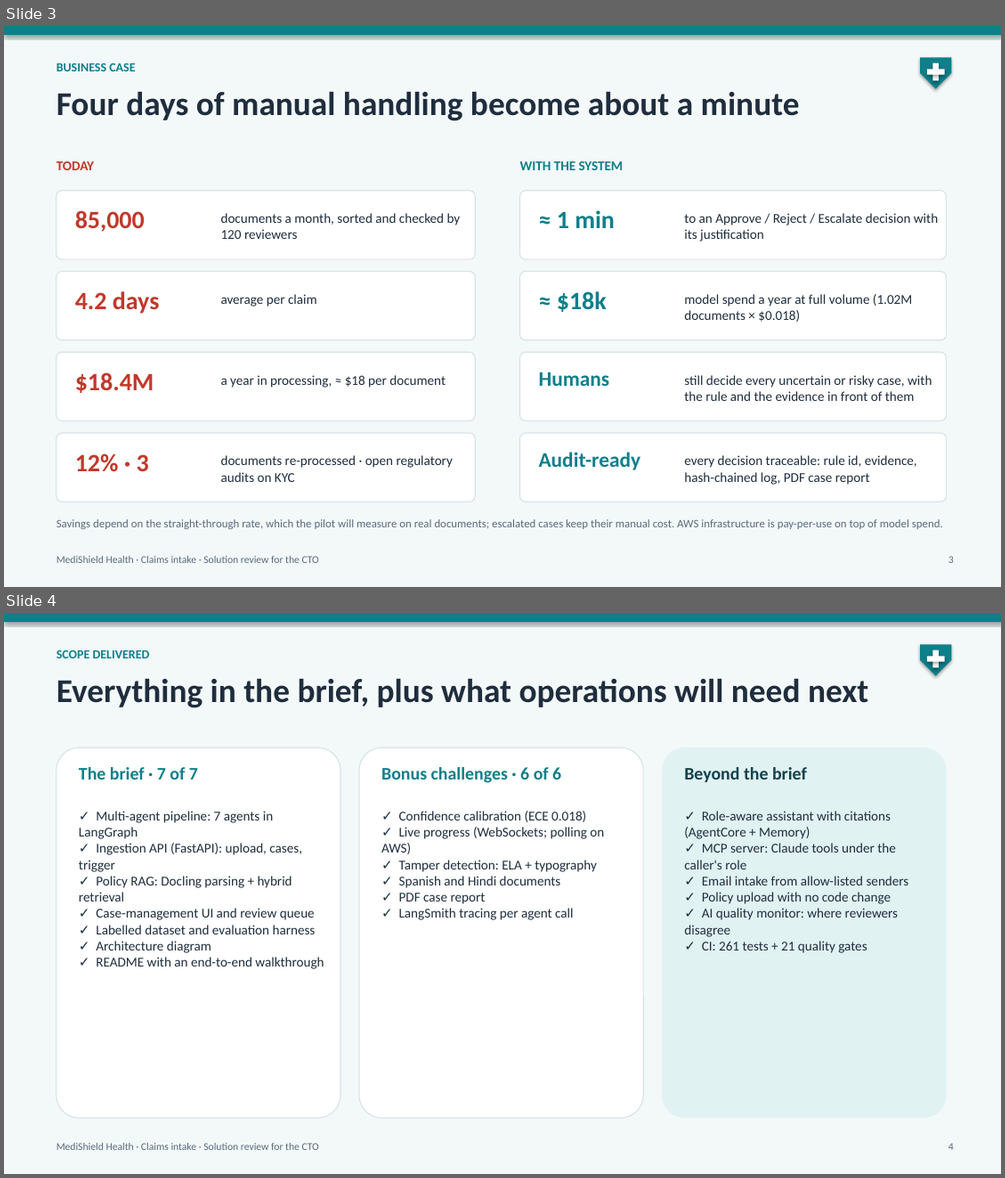
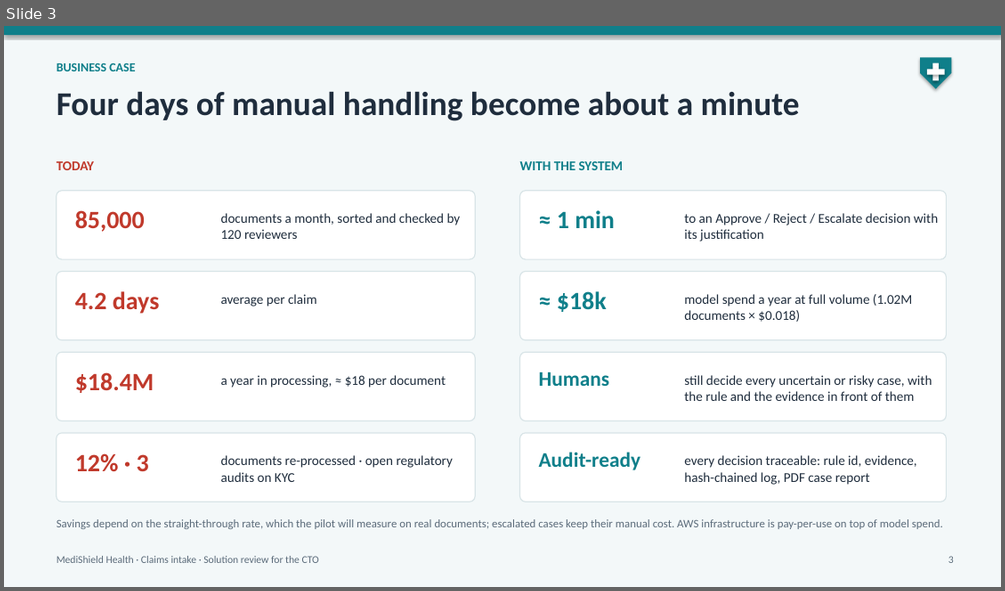
Before and after one commit to raghav010126/Capstone, a slide deck: docs/MediShield_capstone.pptx. Shown one above the other, each under a label of ours: slides 3 and 4 before the commit, slide 3 after it. The pictures are 1005x1178 and 1005x591 pixels, drawn with LibreOffice and Linux fonts; fonts in the diff are those of the drawing. Boxes give left, top, right and bottom in pixels: in the first picture for what was removed or moved away, otherwise in the second. Text is boxed around its words. In the diff, an @@ line names an element or a change of style, - is before the commit and + after.

Commit message:
Deck: scope slide in plain language, saying why each brief, bonus and extra item matters to the CTO

```diff
--- a/docs/MediShield_capstone.pptx
+++ b/docs/MediShield_capstone.pptx
@@ slide 4 removed at (x1=4, y1=613, x2=1001, y2=1174), background #F3F8F9 @@
@@ rectangle removed at (x1=4, y1=613, x2=1001, y2=622) @@
@@ text removed at (x1=57, y1=650, x2=150, y2=658) @@
-SCOPE DELIVERED
@@ pentagon arrow removed at (x1=920, y1=644, x2=952, y2=676) @@
@@ rectangle removed at (x1=927, y1=657, x2=945, y2=662) @@
@@ rectangle removed at (x1=933, y1=650, x2=938, y2=668) @@
@@ text removed at (x1=57, y1=678, x2=868, y2=708) @@
-Everything in the brief, plus what operations will need next
@@ rounded rectangle removed at (x1=57, y1=747, x2=340, y2=1118) @@
@@ text removed at (x1=79, y1=767, x2=198, y2=779) @@
-The brief · 7 of 7
@@ rounded rectangle removed at (x1=359, y1=747, x2=643, y2=1118) @@
@@ text removed at (x1=381, y1=767, x2=561, y2=783) @@
-Bonus challenges · 6 of 6
@@ rounded rectangle removed at (x1=662, y1=747, x2=947, y2=1118) @@
@@ text removed at (x1=684, y1=767, x2=807, y2=782) @@
-Beyond the brief
@@ text removed at (x1=79, y1=811, x2=324, y2=969) @@
-✓ Multi-agent pipeline: 7 agents in LangGraph
-✓ Ingestion API (FastAPI): upload, cases, trigger
-✓ Policy RAG: Docling parsing + hybrid retrieval
-✓ Case-management UI and review queue
-✓ Labelled dataset and evaluation harness
-✓ Architecture diagram
-✓ README with an end-to-end walkthrough
@@ text removed at (x1=381, y1=811, x2=604, y2=920) @@
-✓ Confidence calibration (ECE 0.018)
-✓ Live progress (WebSockets; polling on AWS)
-✓ Tamper detection: ELA + typography
-✓ Spanish and Hindi documents
-✓ PDF case report
-✓ LangSmith tracing per agent call
@@ text removed at (x1=684, y1=811, x2=909, y2=953) @@
-✓ Role-aware assistant with citations (AgentCore + Memory)
-✓ MCP server: Claude tools under the caller's role
-✓ Email intake from allow-listed senders
-✓ Policy upload with no code change
-✓ AI quality monitor: where reviewers disagree
-✓ CI: 261 tests + 21 quality gates
@@ text removed at (x1=57, y1=1143, x2=319, y2=1150) @@
-MediShield Health · Claims intake · Solution review for the CTO
@@ text removed at (x1=948, y1=1143, x2=954, y2=1150) @@
-4
```
Also in this commit, not shown: 1 slide added, 1 other file.
